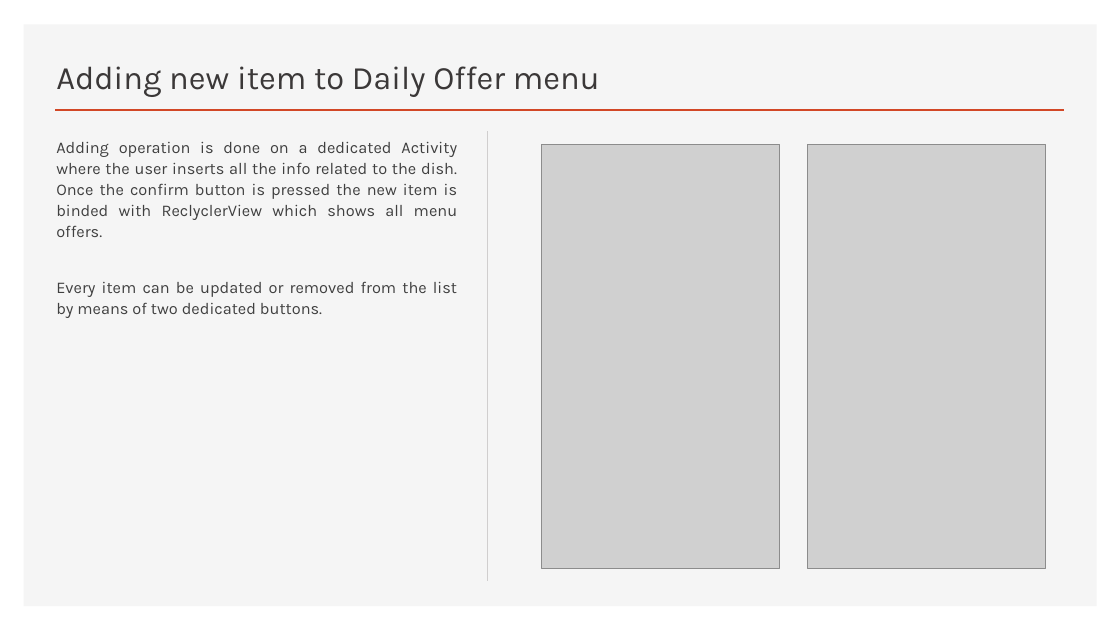
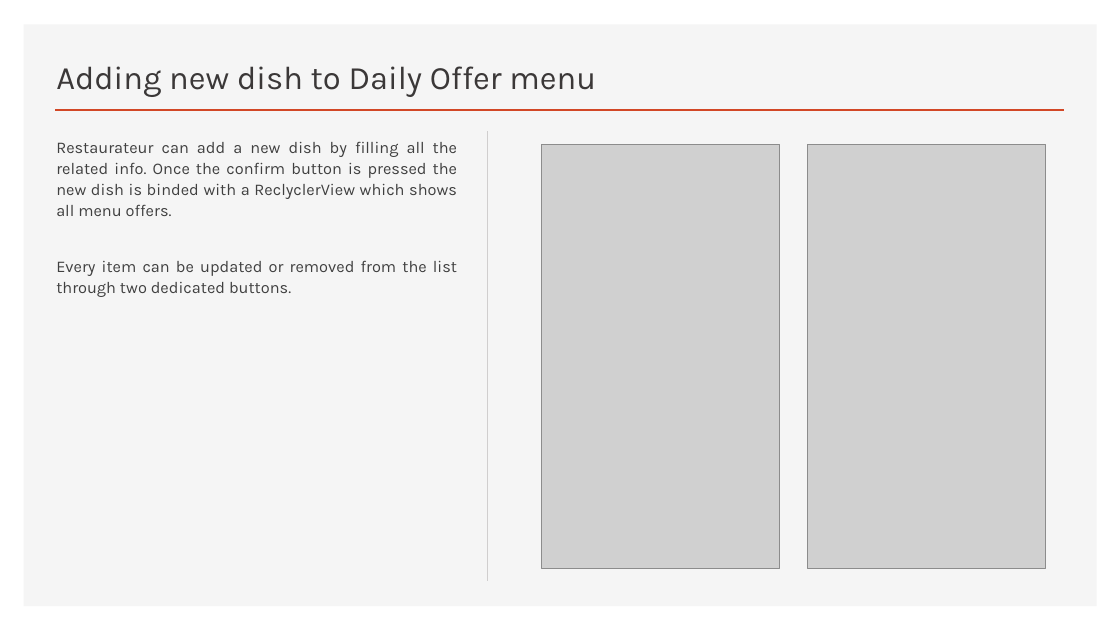
Before and after one commit to androidmaycry/APPetit, a slide deck: slide 7 of APPetit Presentation.pptx. Drawn at 1120x630 pixels with LibreOffice and Linux fonts; fonts in the diff are those of the drawing; grey boxes stand for pictures. Boxes give left, top, right and bottom in pixels: in the first picture for what was removed or moved away, otherwise in the second. Text is boxed around its words. In the diff, an @@ line names an element or a change of style, - is before the commit and + after.

```diff
--- a/APPetit Presentation.pptx
+++ b/APPetit Presentation.pptx
@@ title at (56, 66, 596, 97): text changed @@
-Adding new item to Daily Offer menu
+Adding new dish to Daily Offer menu
@@ text at (56, 142, 457, 297): text changed @@
-Adding operation is done on a dedicated Activity where the user inserts all the info related to the dish. Once the confirm button is pressed the new item is binded with ReclyclerView which shows all menu offers.
-Every item can be updated or removed from the list by means of two dedicated buttons.
+Restaurateur can add a new dish by filling all the related info. Once the confirm button is pressed the new dish is binded with a ReclyclerView which shows all menu offers.
+Every item can be updated or removed from the list through two dedicated buttons.
```
Also in this commit, not shown: 8 other slides changed.
